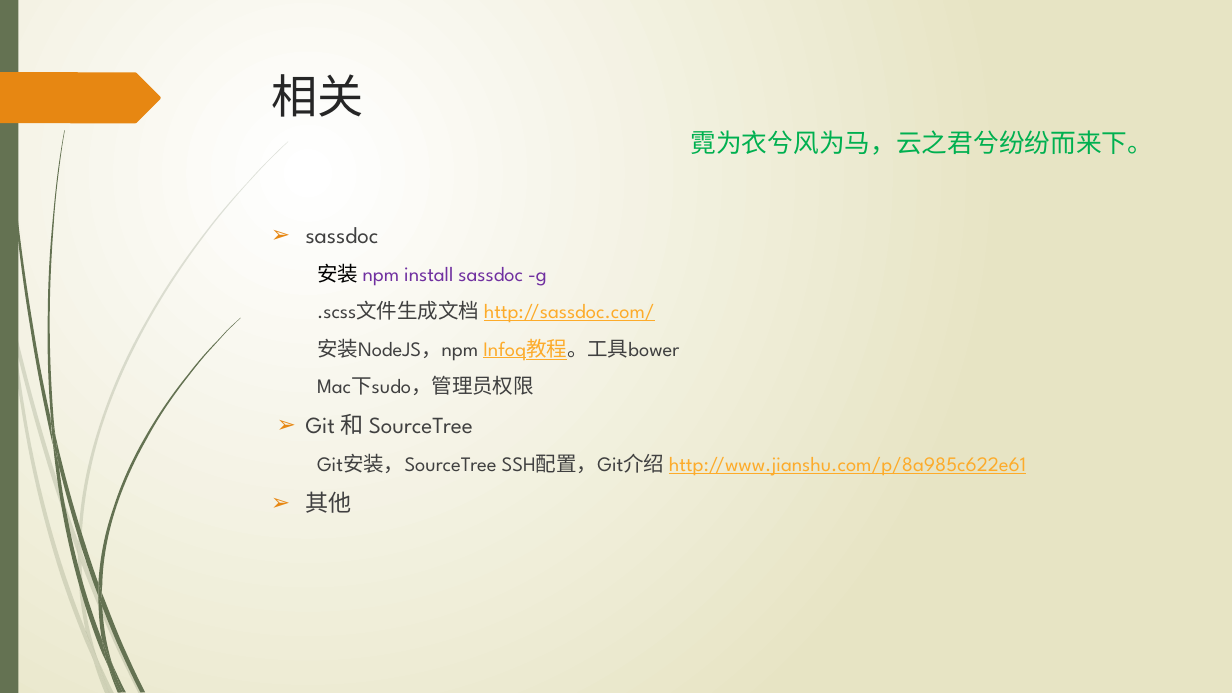
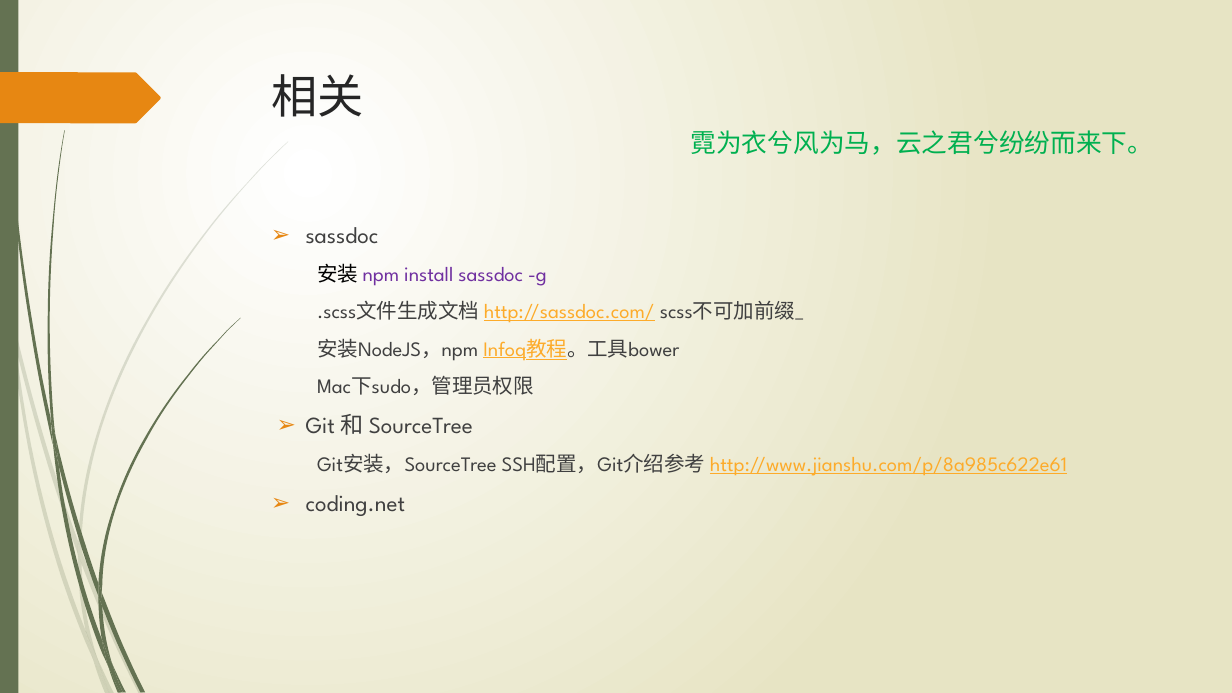
Before and after one commit to wangweihui/sassdemo, a slide deck: slide 10 of SASS愈行愈远.pptx. Drawn at 1232x693 pixels with LibreOffice and Linux fonts; fonts in the diff are those of the drawing. Boxes give left, top, right and bottom in pixels: in the first picture for what was removed or moved away, otherwise in the second. Text is boxed around its words. In the diff, an @@ line names an element or a change of style, - is before the commit and + after.

```diff
--- a/SASS愈行愈远.pptx
+++ b/SASS愈行愈远.pptx
@@ text at <box>317,300,804,323</box>: text changed; text colour #FDAB2A to #404040 @@
-  .scss文件生成文档 http://sassdoc.com/
+  .scss文件生成文档 http://sassdoc.com/ scss不可加前缀_
@@ text at <box>306,453,1067,516</box>: text changed; text colour #FDAB2A to #404040 @@
-  Git安装，SourceTree SSH配置，Git介绍 http://www.jianshu.com/p/8a985c622e61
-➢ 其他
+  Git安装，SourceTree SSH配置，Git介绍参考 http://www.jianshu.com/p/8a985c622e61
+➢ coding.net
```
Also in this commit, not shown: 2 other slides changed, 7 other files.
